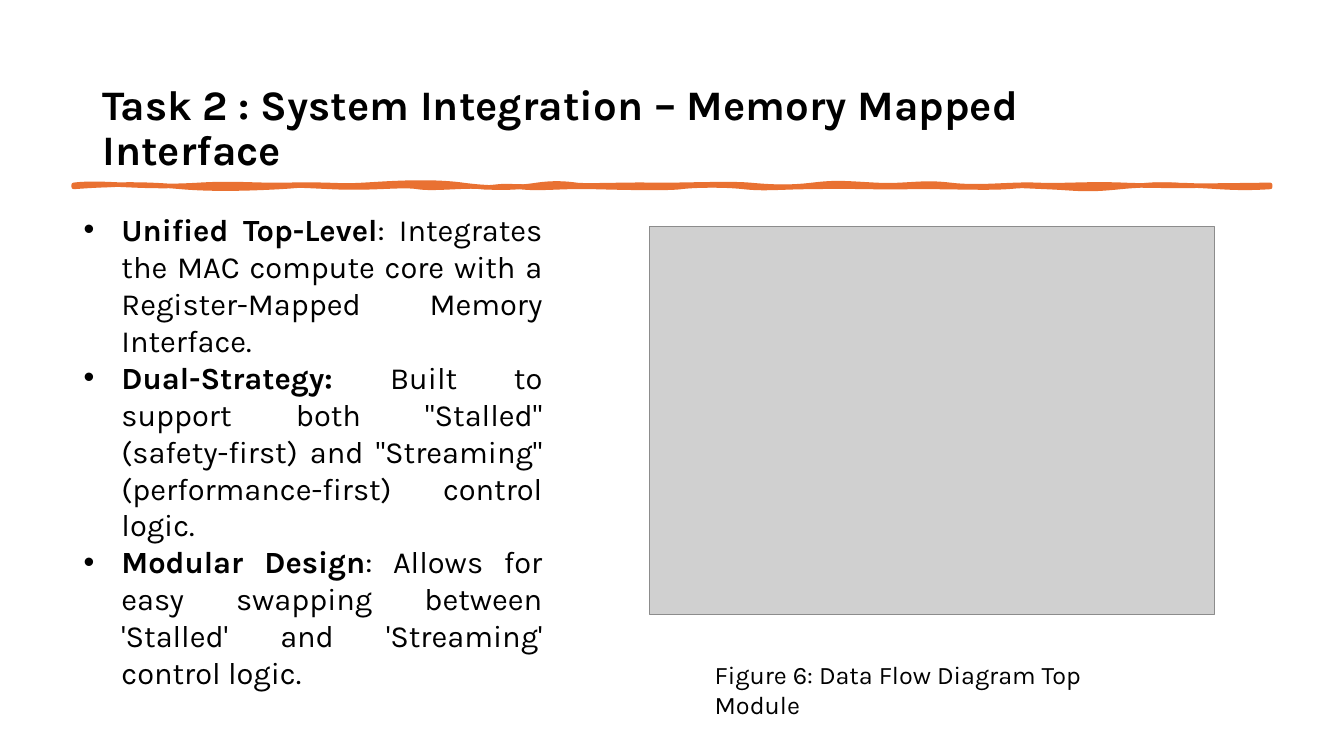
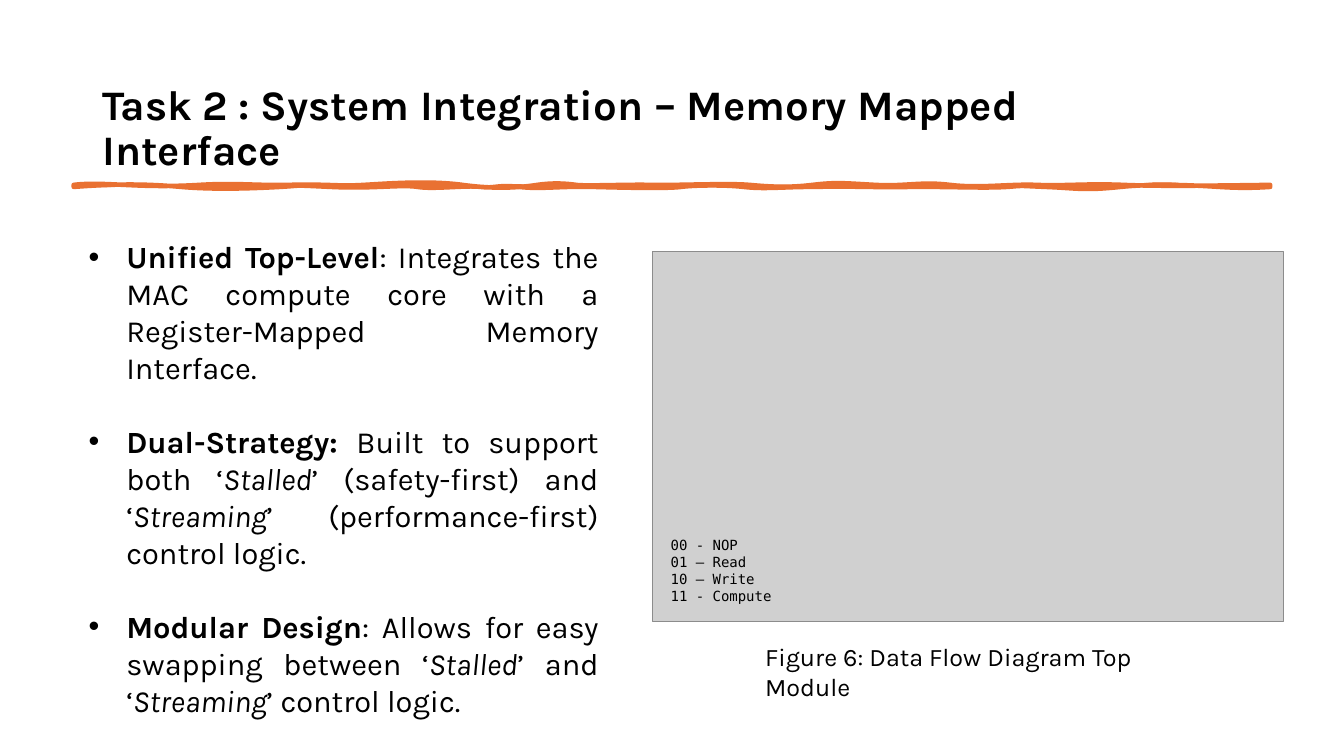
Before and after one commit to varunposimsetty/SAL_TaskAssignment, a slide deck: slide 8 of doc/Varun_Posimsetty_SAL_Presentation.pptx. Drawn at 1344x756 pixels with LibreOffice and Linux fonts; fonts in the diff are those of the drawing; grey boxes stand for pictures. Boxes give left, top, right and bottom in pixels: in the first picture for what was removed or moved away, otherwise in the second. Text is boxed around its words. In the diff, an @@ line names an element or a change of style, - is before the commit and + after.

```diff
--- a/doc/Varun_Posimsetty_SAL_Presentation.pptx
+++ b/doc/Varun_Posimsetty_SAL_Presentation.pptx
@@ text "Unified Top-Level: Integrates the MAC ...": place and size @@
-text "Unified Top-Level: Integrates the MAC ..." at (121, 219, 543, 692)
+text "Unified Top-Level: Integrates the MAC ..." at (126, 246, 599, 719)
@@ picture: place and size @@
-picture at (649, 226, 1214, 614)
+picture at (653, 251, 1285, 622)
@@ text at (126, 432, 599, 719): text changed @@
-• Dual-Strategy: Built to support both "Stalled" (safety-first) and "Streaming" (performance-first) control logic.
-• Modular Design: Allows for easy swapping between 'Stalled' and 'Streaming' control logic.
+• Dual-Strategy: Built to support both ‘Stalled’ (safety-first) and ‘Streaming’ (performance-first) control logic.
+• Modular Design: Allows for easy swapping between ‘Stalled’ and ‘Streaming’ control logic.
@@ text added at (671, 539, 772, 604), 10 pt, text #000000 @@
+00 - NOP
+01 – Read
+10 – Write
+11 - Compute
@@ text "Figure 6: Data Flow Diagram ...": place and size @@
-text "Figure 6: Data Flow Diagram ..." at (715, 666, 1081, 715)
+text "Figure 6: Data Flow Diagram ..." at (765, 648, 1131, 697)
```
Also in this commit, not shown: 10 other slides changed, 2 other files.
